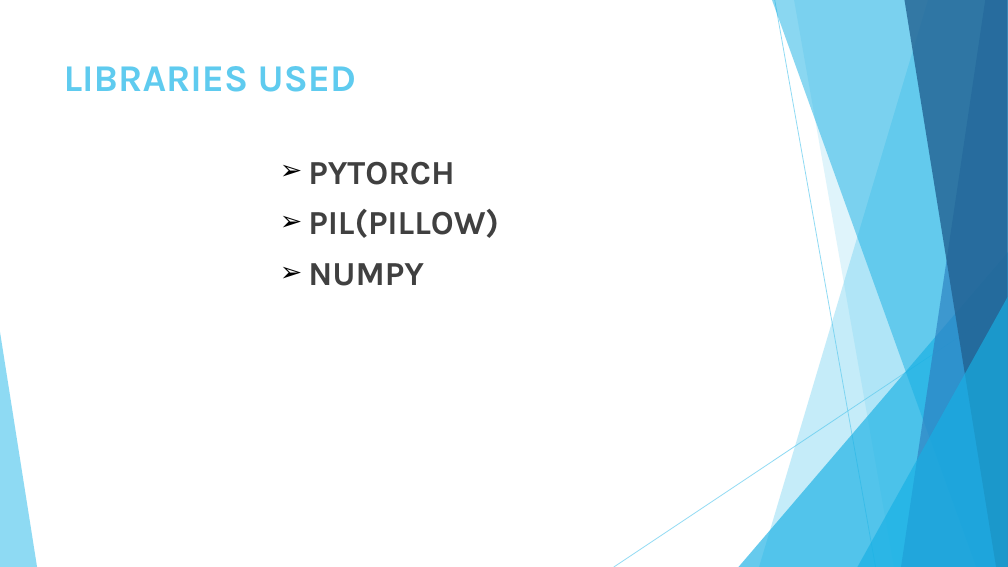
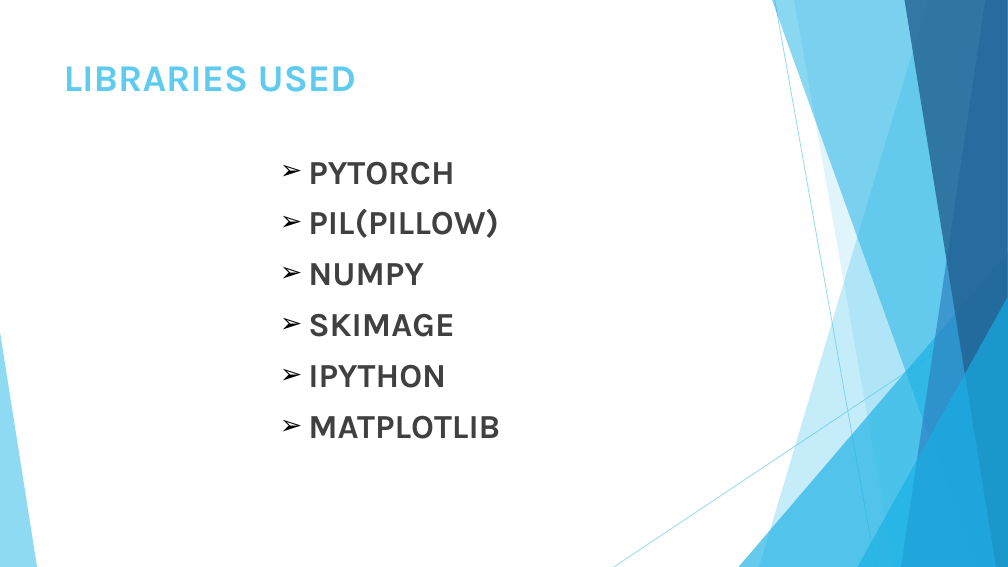
Before and after one commit to Chakrapani2122/Mini-Project, a slide deck: slide 9 of vividtones.pptx (slide 11 before the commit). Drawn at 1008x567 pixels with LibreOffice and Linux fonts; fonts in the diff are those of the drawing. Boxes give left, top, right and bottom in pixels: in the first picture for what was removed or moved away, otherwise in the second. Text is boxed around its words. In the diff, an @@ line names an element or a change of style, - is before the commit and + after.

```diff
--- a/vividtones.pptx
+++ b/vividtones.pptx
@@ text at (308,314,500,439): paragraphs added @@
+➢ SKIMAGE
+➢ IPYTHON
+➢ MATPLOTLIB
```
Also in this commit, not shown: 5 other slides changed, 13 slides added, 4 slides removed, 20 other files.
